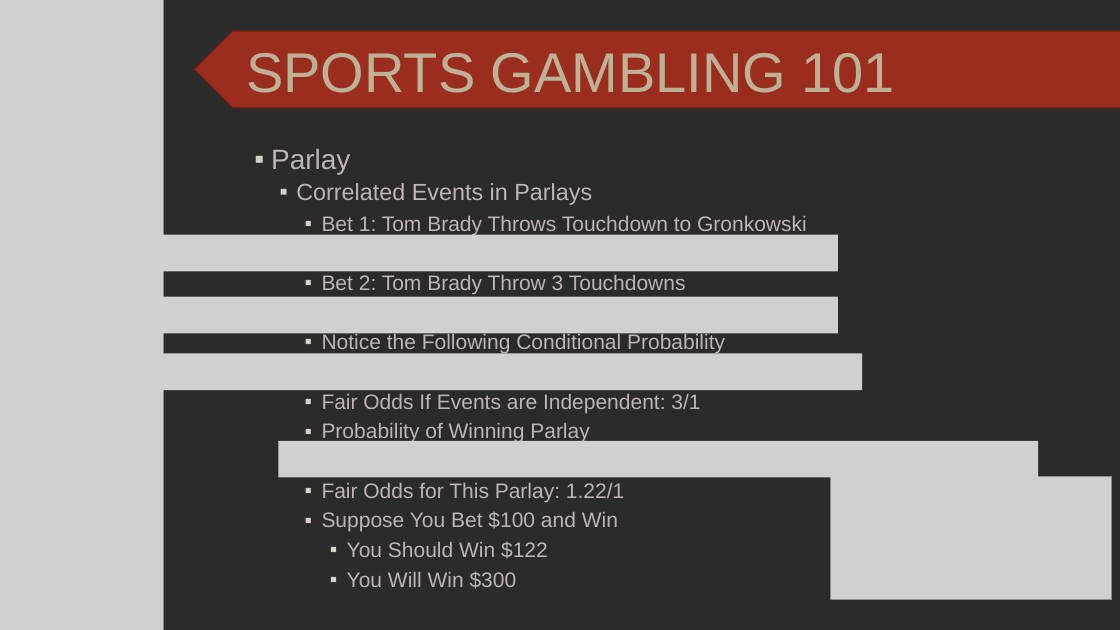
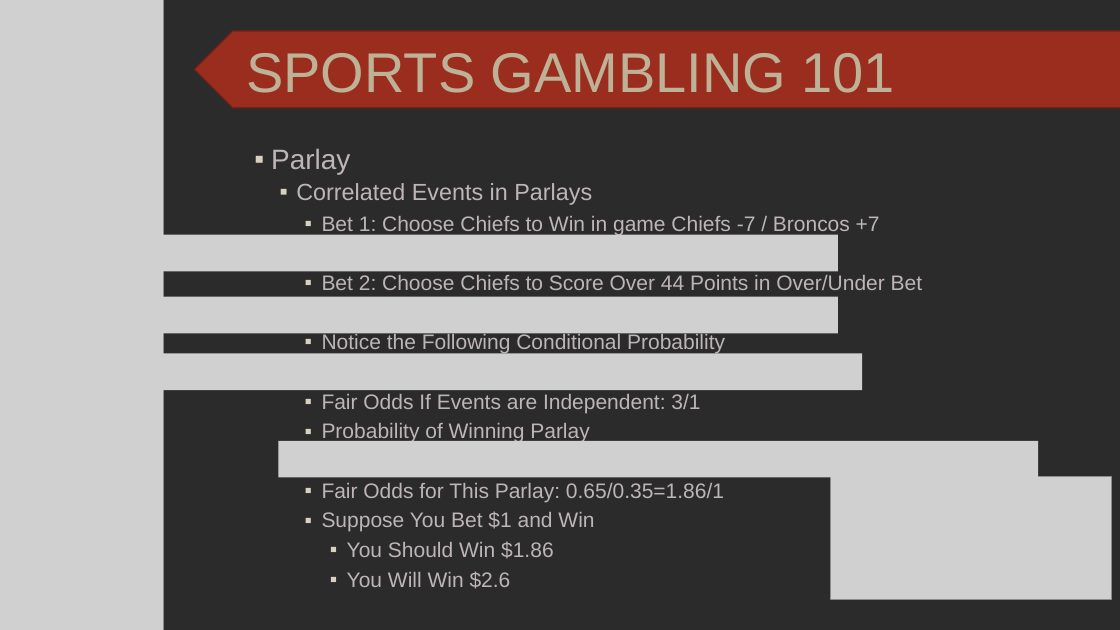
Before and after one commit to SuperMarioGiacomazzo/STOR538_WEBSITE, a slide deck: slide 15 of Slides/Gambling 1/Gambling_1_Lecture.pptx (slide 14 before the commit). Drawn at 1120x630 pixels with LibreOffice and Linux fonts; fonts in the diff are those of the drawing; grey boxes stand for pictures; background and template pictures are left out; a plain dark background stands for a picture behind light text. Boxes give left, top, right and bottom in pixels: in the first picture for what was removed or moved away, otherwise in the second. Text is boxed around its words. In the diff, an @@ line names an element or a change of style, - is before the commit and + after.

```diff
--- a/Slides/Gambling 1/Gambling_1_Lecture.pptx
+++ b/Slides/Gambling 1/Gambling_1_Lecture.pptx
@@ text at bbox=[322, 216, 922, 290]: text changed @@
-    ▪ Bet 1: Tom Brady Throws Touchdown to Gronkowski
-    ▪ Bet 2: Tom Brady Throw 3 Touchdowns
+    ▪ Bet 1: Choose Chiefs to Win in game Chiefs -7 / Broncos +7
+    ▪ Bet 2: Choose Chiefs to Score Over 44 Points in Over/Under Bet
@@ text at bbox=[322, 483, 724, 589]: text changed @@
-    ▪ Fair Odds for This Parlay: 1.22/1
-    ▪ Suppose You Bet $100 and Win
-      ▪ You Should Win $122
-      ▪ You Will Win $300
+    ▪ Fair Odds for This Parlay: 0.65/0.35=1.86/1
+    ▪ Suppose You Bet $1 and Win
+      ▪ You Should Win $1.86
+      ▪ You Will Win $2.6
```
Also in this commit, not shown: 6 other slides changed, 1 slide added, 4 slides removed, 3 other files.
